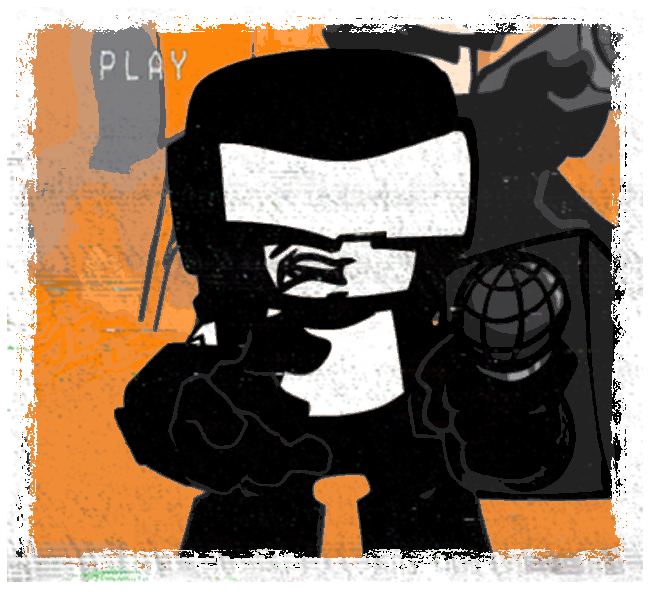
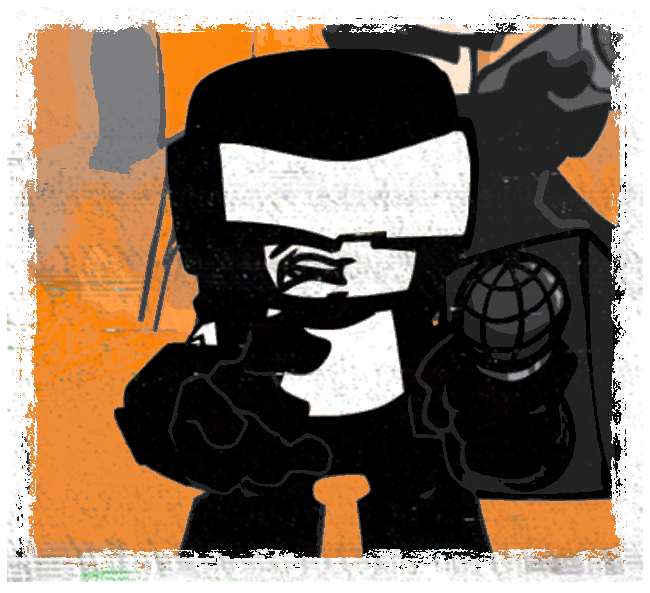
Layered file, before and after one edit (650×593). Changes by layer:
painted on "Paint Layer 2 (pasted)" (2nd of 3, in "Group 1") over (x1=95, y1=45, x2=193, y2=88)
painted on "Paint Layer 2 (pasted)" (3rd of 3, in "Group 1") over (x1=95, y1=45, x2=193, y2=88)
